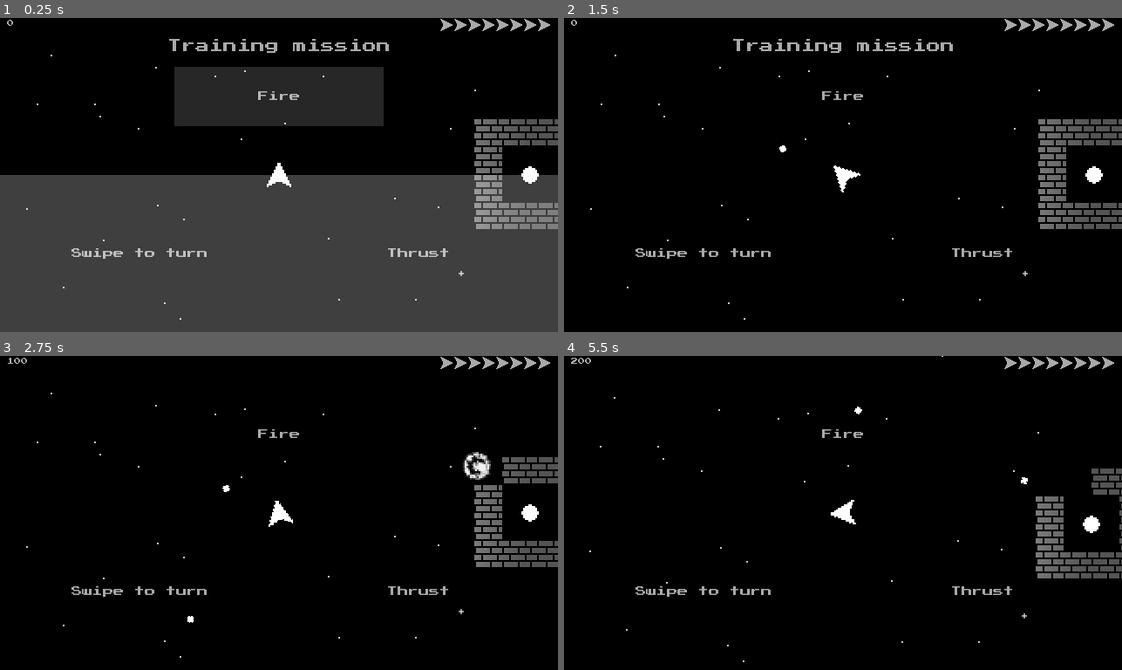
Above: before the commit, frames 1-4 (two rows, left to right).
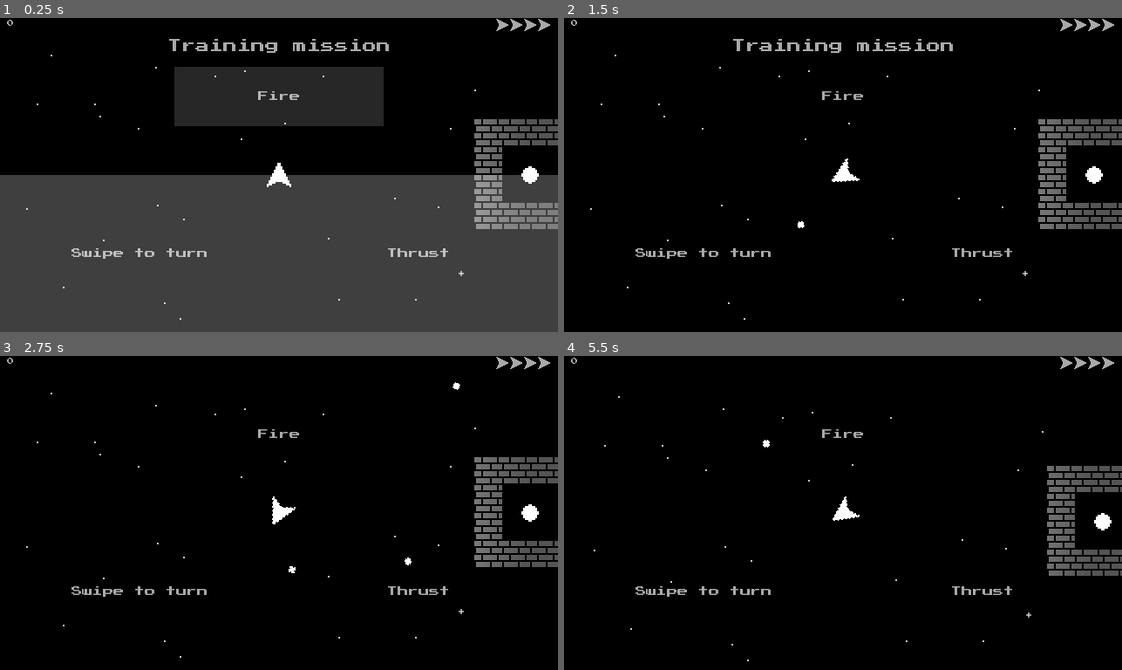
Above: after the commit, the same moments.

Repository: gerald1248/hollows-ng
Game: Godot game, scene res://scenes/main.tscn
Same seed, same stepped clock (60 frames per second), same inputs: the game is played once before the commit and once after it. This scene is started directly instead of the project's main scene.
Inputs (mouse positions are in pixels of both pictures, inside the frame that each line leads up to):
- Up to frame 1 (0.25 s): no input
- Up to frame 2 (1.5 s): move the mouse to (965, 159) at 0.52 s; hold Right (player_right) 0.53-1.25 s; hold Space (player_fire) 0.53-1.25 s; click (965, 159) at 0.67 s; drag from (731, 190) to (1055, 134) at 1.27 s
- Up to frame 3 (2.75 s): move the mouse to (334, 443) at 2.02 s; hold Right (player_right) from 2.03 s (still down); hold Space (player_fire) from 2.03 s (still down)
- Up to frame 4 (5.5 s): release Right (player_right) at 2.75 s; release Space (player_fire) at 2.75 s; drag from (815, 575) to (1110, 472) at 2.77 s; move the mouse to (1010, 560) at 3.52 s; hold Left (player_left) 3.53-4.25 s; hold Space (player_fire) 3.53-4.25 s; drag from (675, 465) to (1055, 500) at 4.27 s; move the mouse to (870, 513) at 5.02 s; hold Left (player_left) from 5.03 s (still down); hold Space (player_fire) from 5.03 s (still down); click (870, 513) at 5.17 s

The runs differ from the first frame. In frame 1, 0.2% of the frame differs, in the area x 78-89%, y 0-5%; in frame 2, 0.3%; in frame 3, 0.9%; in frame 4, 3.0%, in the area x 1-100%, y 0-98%.

Commit message:
made all canvases resizable

Diff:
--- a/scenes/cover.tscn
+++ b/scenes/cover.tscn
@@ -10,13 +10,13 @@
 [node name="player" type="Sprite" parent="."]
 position = Vector2( 162, 68 )
 rotation = -0.959931
-scale = Vector2( 4, 4 )
+scale = Vector2( 3, 3 )
 texture = ExtResource( 2 )
 vframes = 2
 
 [node name="weight" type="Sprite" parent="."]
-position = Vector2( 213, 122 )
+position = Vector2( 200, 115 )
 rotation = -0.959931
-scale = Vector2( 4, 4 )
+scale = Vector2( 3, 3 )
 texture = ExtResource( 3 )
 vframes = 2
--- a/scenes/main.tscn
+++ b/scenes/main.tscn
@@ -246,7 +246,6 @@
 script = ExtResource( 1 )
 
 [node name="player" type="RigidBody2D" parent="."]
-editor/display_folded = true
 contacts_reported = 1
 contact_monitor = true
 can_sleep = false
@@ -284,10 +283,8 @@
 texture = ExtResource( 7 )
 vframes = 4
 hframes = 8
-frame = 5
 
 [node name="weight" type="RigidBody2D" parent="."]
-editor/display_folded = true
 mass = 0.5
 can_sleep = false
 script = ExtResource( 8 )
@@ -303,7 +300,6 @@
 anims/escape = SubResource( 4 )
 
 [node name="ParallaxBackground" type="ParallaxBackground" parent="."]
-editor/display_folded = true
 
 [node name="ParallaxLayer" type="ParallaxLayer" parent="ParallaxBackground"]
 position = Vector2( -256, -128 )
@@ -322,6 +318,9 @@
 mouse_filter = 2
 size_flags_horizontal = 3
 size_flags_vertical = 3
+__meta__ = {
+"_edit_use_anchors_": false
+}
 
 [node name="topbar" type="HBoxContainer" parent="hud/vbox"]
 margin_right = 40.0
@@ -333,7 +332,6 @@
 margin_bottom = 8.0
 
 [node name="left" type="VBoxContainer" parent="hud/vbox/topbar"]
-editor/display_folded = true
 margin_left = 4.0
 margin_right = 4.0
 margin_bottom = 8.0
--- a/scenes/splash.tscn
+++ b/scenes/splash.tscn
@@ -47,6 +47,9 @@
 anchor_right = 1.0
 anchor_bottom = 1.0
 script = ExtResource( 1 )
+__meta__ = {
+"_edit_use_anchors_": false
+}
 
 [node name="vbox" type="VBoxContainer" parent="."]
 anchor_right = 1.0
@@ -55,6 +58,9 @@
 size_flags_vertical = 3
 custom_constants/separation = 20
 alignment = 1
+__meta__ = {
+"_edit_use_anchors_": false
+}
 
 [node name="hbox_title" type="HBoxContainer" parent="vbox"]
 margin_top = 16.0
@@ -91,6 +97,11 @@
 [node name="weight" type="Sprite" parent="vbox/hbox_player"]
 texture = ExtResource( 6 )
 vframes = 2
+
+[node name="line" type="Line2D" parent="vbox/hbox_player"]
+points = PoolVector2Array( 0, 0, 0, 0 )
+width = 1.25
+default_color = Color( 1, 1, 1, 1 )
 
 [node name="hbox_start" type="HBoxContainer" parent="vbox"]
 margin_top = 92.0
@@ -185,6 +196,7 @@
 theme = SubResource( 9 )
 popup_exclusive = true
 window_title = "Credits"
+[connection signal="minimum_size_changed" from="." to="." method="_on_splash_minimum_size_changed"]
 [connection signal="pressed" from="vbox/hbox_start/start_button" to="." method="_on_start_button_pressed"]
 [connection signal="button_down" from="vbox/hbox_controls/credits_button" to="." method="_on_credits_button_button_down"]
 [connection signal="pressed" from="vbox/hbox_controls/fx_button" to="." method="_on_fx_button_pressed"]
--- a/scripts/global.gd
+++ b/scripts/global.gd
@@ -1,7 +1,7 @@
 extends Node
 
 const CONFIG_PATH = "user://hollows.data"
-const LIVES_MAX = 8
+const LIVES_MAX = 4
 const TILE_LENGTH = 16
 const DEBUG_SCREEN_RESOLUTION = false
 const CREDITS_FULL = """
@@ -67,7 +67,7 @@
 		viewport_size = Vector2(320.0, 180.0)
 	# widescreen Android
 	elif viewport_size.x > 330:
-		viewport_size = adjust_viewport_size(viewport_size)
+		pass#viewport_size = adjust_viewport_size(viewport_size)
 func flip_vector2(v2):
 	return Vector2(v2.y, v2.x)
 
--- a/scripts/hud.gd
+++ b/scripts/hud.gd
@@ -8,7 +8,7 @@
 	get_node("vbox/topbar/padding-left").rect_min_size = Vector2(global.hud_padding, 0)
 	get_node("vbox/topbar/padding-right").rect_min_size = Vector2(global.hud_padding, 0)
 
-	layout(global.viewport_size)
+	layout(get_viewport().get_visible_rect().size)
 	update_score(global.score)
 
 	var idx = 0
@@ -30,41 +30,43 @@
 		get_node("training-thrust-rect").show()
 		get_node("training-animation").play("training")
 
-func layout(viewport):
-	$"training-fire".rect_size.x = viewport.x
-	$"training-fire".rect_size.y = viewport.y/2
+func layout(size):
+	$vbox.rect_size = size
 
-	$"training-turn".rect_size.x = viewport.x/2
-	$"training-turn".rect_size.y = viewport.y/2
-	$"training-turn".rect_position.y = viewport.y/2
+	$"training-fire".rect_size.x = size.x
+	$"training-fire".rect_size.y = size.y/2
 
-	$"training-thrust".rect_size.x = viewport.x/2
-	$"training-thrust".rect_size.y = viewport.y/2
-	$"training-thrust".rect_position.x = viewport.x/2
-	$"training-thrust".rect_position.y = viewport.y/2
+	$"training-turn".rect_size.x = size.x/2
+	$"training-turn".rect_size.y = size.y/2
+	$"training-turn".rect_position.y = size.y/2
 
-	$"training-fire-rect".rect_size.x = viewport.x
-	$"training-fire-rect".rect_size.y = viewport.y/2
-	$"training-fire-rect".rect_pivot_offset.x = viewport.x/2
-	$"training-fire-rect".rect_pivot_offset.y = viewport.y/4
+	$"training-thrust".rect_size.x = size.x/2
+	$"training-thrust".rect_size.y = size.y/2
+	$"training-thrust".rect_position.x = size.x/2
+	$"training-thrust".rect_position.y = size.y/2
 
-	$"training-turn-rect".rect_size.x = viewport.x/2
-	$"training-turn-rect".rect_size.y = viewport.y/2
-	$"training-turn-rect".rect_position.y = viewport.y/2
-	$"training-turn-rect".rect_pivot_offset.x = viewport.x/4
-	$"training-turn-rect".rect_pivot_offset.y = viewport.y/4
+	$"training-fire-rect".rect_size.x = size.x
+	$"training-fire-rect".rect_size.y = size.y/2
+	$"training-fire-rect".rect_pivot_offset.x = size.x/2
+	$"training-fire-rect".rect_pivot_offset.y = size.y/4
 
-	$"training-thrust-rect".rect_size.x = viewport.x/2
-	$"training-thrust-rect".rect_size.y = viewport.y/2
-	$"training-thrust-rect".rect_position.x = viewport.x/2
-	$"training-thrust-rect".rect_position.y = viewport.y/2
-	$"training-thrust-rect".rect_pivot_offset.x = viewport.x/4
-	$"training-thrust-rect".rect_pivot_offset.y = viewport.y/4
+	$"training-turn-rect".rect_size.x = size.x/2
+	$"training-turn-rect".rect_size.y = size.y/2
+	$"training-turn-rect".rect_position.y = size.y/2
+	$"training-turn-rect".rect_pivot_offset.x = size.x/4
+	$"training-turn-rect".rect_pivot_offset.y = size.y/4
 
-	$credits.rect_position.y = viewport.y/2 + 16
-	$credits.rect_size.x = viewport.x
-	$"continue-container".rect_position.x = viewport.x/2 - 60
-	$"continue-container".rect_position.y = viewport.y/2 - 8
+	$"training-thrust-rect".rect_size.x = size.x/2
+	$"training-thrust-rect".rect_size.y = size.y/2
+	$"training-thrust-rect".rect_position.x = size.x/2
+	$"training-thrust-rect".rect_position.y = size.y/2
+	$"training-thrust-rect".rect_pivot_offset.x = size.x/4
+	$"training-thrust-rect".rect_pivot_offset.y = size.y/4
+
+	$credits.rect_position.y = size.y/2 + 16
+	$credits.rect_size.x = size.x
+	$"continue-container".rect_position.x = size.x/2 - 60
+	$"continue-container".rect_position.y = size.y/2 - 8
 
 func alert(s):
 	alertCount = 100
--- a/scripts/main.gd
+++ b/scripts/main.gd
@@ -3,7 +3,7 @@
 func _ready():
 	get_tree().set_auto_accept_quit(false)
 	get_tree().set_quit_on_go_back(false)
-
+	get_tree().get_root().connect("size_changed", self, "on_window_resized")
 	if global.fx:
 		get_node("/root/main/sample-fly").play()
 
@@ -19,3 +19,6 @@
 func pause():
 	get_node("hud/continue-container").show()
 	get_tree().paused = true
+
+func on_window_resized():
+	$hud.layout(get_viewport().get_visible_rect().size)
--- a/scripts/player.gd
+++ b/scripts/player.gd
@@ -40,8 +40,6 @@
 func _ready():
 	screensize = get_viewport().get_visible_rect().size
 	target_acquired = false
-	var idx = 0
-
 
 	match global.level_index:
 		0:
@@ -120,9 +118,9 @@
 		thrust_off()
 	rotation_dir = 0
 	if Input.is_action_pressed("player_right") && player_shown:
-		turn_right()
+		turn_right(ROTATION_STEP * 0.75)
 	if Input.is_action_pressed("player_left") && player_shown:
-		turn_left()
+		turn_left(ROTATION_STEP * 0.75)
 	if Input.is_action_pressed("player_fire") && player_shown:
 		fire()
 	if Input.is_action_pressed("player_pause"):
@@ -254,7 +252,7 @@
 		return
 	global.add_to_score(500)
 	if global.fx:
-		get_parent().get_node("sample-coin").play()
+		get_parent().get_node("sample-coin").call_deferred("play")
 	joint = JOINT.instance()
 	add_child(joint)
 	target_acquired = true
@@ -290,7 +288,6 @@
 	global.lives = global.lives - 1
 
 	get_node("/root/main/hud/vbox/topbar").remove_child(get_node("/root/main/hud/vbox/topbar/right" + str(global.lives)))
-
 
 	if global.lives <= 0:
 		global.save_config()
--- a/scripts/splash.gd
+++ b/scripts/splash.gd
@@ -10,34 +10,39 @@
 var player_box_size
 var player
 var weight
+var line
+var rand
+var is_ready = false
 
 func _ready():
 	fx_button = get_node("vbox").get_node("hbox_controls").get_node("fx_button")
 	music_button = get_node("vbox").get_node("hbox_controls").get_node("music_button")
 	update_button_labels()
 	rng.randomize()
-	var rand = rng.randf_range(0.0, 1.0)
+	rand = rng.randf_range(0.0, 1.0)
 
-	$vbox.rect_min_size.x = global.viewport_size.x
+	$vbox.rect_min_size.x = get_viewport().get_visible_rect().size.x
+
 	title_box = get_node("vbox/hbox_title")
 	player_box = get_node("vbox/hbox_player")
 	player_box_size = player_box.rect_size
 	player = get_node("vbox/hbox_player/player")
 	weight = get_node("vbox/hbox_player/weight")
-	player.position = Vector2($vbox.rect_min_size.x / 2, player_box_size.y / 2)
-	player.rotation_degrees = 360 * rand
-	weight.position = player.position + Vector2(25 * cos(2 * PI * -rand), 25 * sin(2 * PI * -rand))
-	weight.rotation_degrees = 360 * rand
+	line = get_node("vbox/hbox_player/line")
+	update_player_position($vbox.rect_min_size.x)
 	if global.highscore > 0:
 		var footer = get_node("/root/splash/vbox/hbox_footer/footer")
 		footer.set_text(String("High score %d" % global.highscore))
 		footer.rect_size.x = global.viewport_size.x
+	is_ready = true
 
-func _draw():
-	# iPad _only_ requires a y-adjustment to the line drawn
-	# 30 seems to be a workable offset
-	var y_adjust = Vector2(0.0, 30.0) if global.is_ipad else Vector2()
-	draw_line(player.get_global_position() + y_adjust, weight.get_global_position() + y_adjust, Color.white, 1.2, false)
+func update_player_position(width):
+	player.position = Vector2(width / 2, player_box_size.y / 2)
+	player.rotation_degrees = 360 * rand
+	weight.position = player.position + Vector2(25 * cos(2 * PI * -rand), 25 * sin(2 * PI * -rand))
+	weight.rotation_degrees = 360 * rand
+	$vbox/hbox_player/line.set_point_position(0, player.position)
+	$vbox/hbox_player/line.set_point_position(1, weight.position)
 
 func update_button_labels():
 	fx_button.text = "FX ON" if global.fx else "FX OFF"
@@ -65,7 +70,9 @@
 	match (what):
 		MainLoop.NOTIFICATION_WM_QUIT_REQUEST:
 			get_tree().quit()
-
+		NOTIFICATION_RESIZED: # fires before _ready()
+			if is_ready:
+				update_player_position(get_viewport().get_visible_rect().size.x)
 
 func _on_credits_button_button_down():
 	$credits_dialog.get_close_button().hide()
Not shown, changed: export_presets.cfg
Binary file changed: tiles/tileset64x64.png
